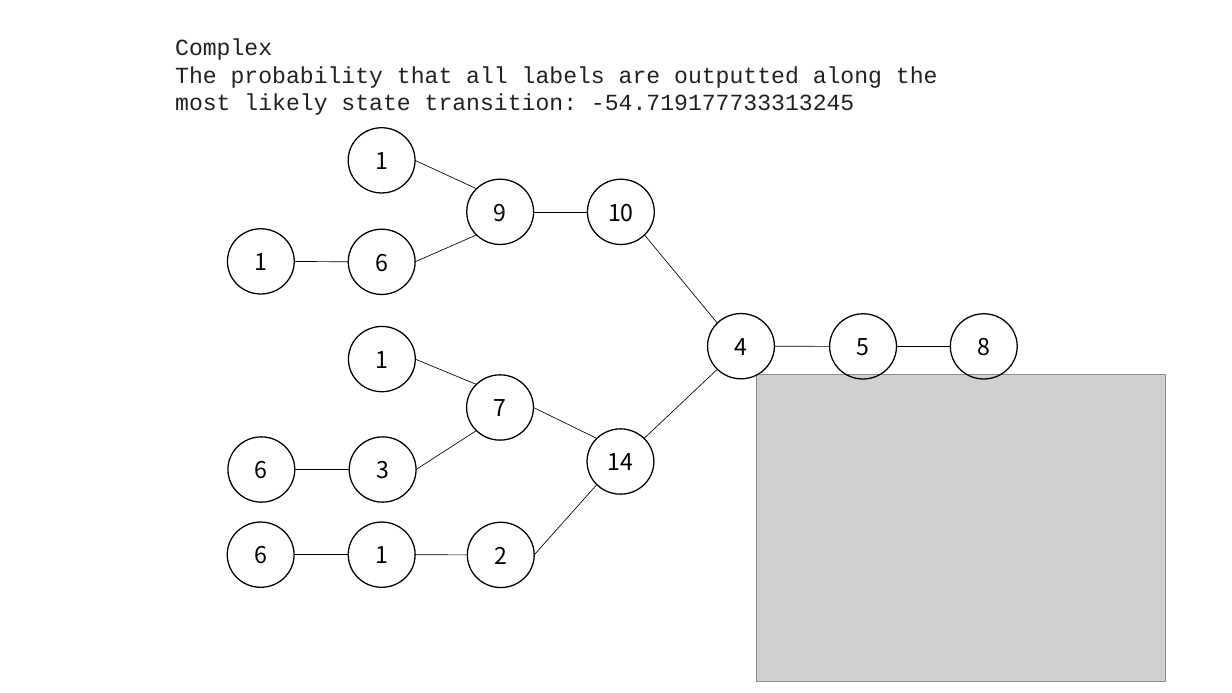
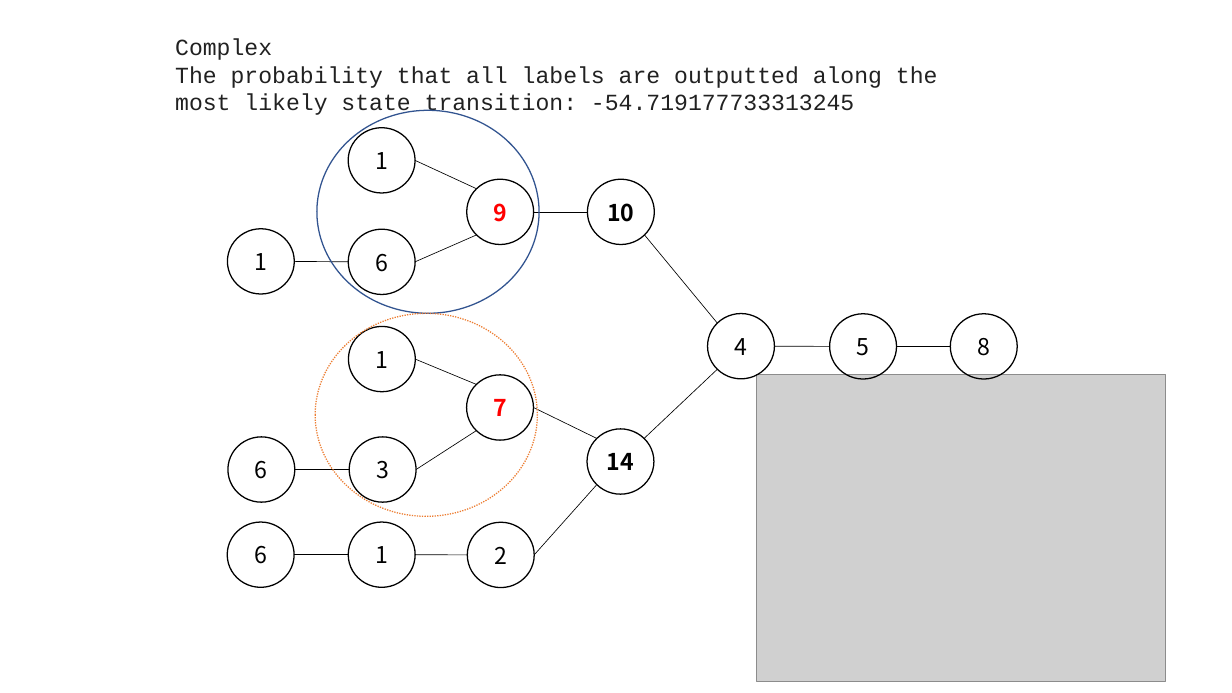
Before and after one commit to Kento-T-JP/OTMM_glycan, a slide deck: slide 4 of otmm_decimal/result_colab/result_novelty_1000_1.0_15_102_ColabPP/result_novelty_1000_1.0_15_102_parsing.pptx. Drawn at 1232x693 pixels with LibreOffice and Linux fonts; fonts in the diff are those of the drawing; grey boxes stand for pictures. Boxes give left, top, right and bottom in pixels: in the first picture for what was removed or moved away, otherwise in the second. Text is boxed around its words. In the diff, an @@ line names an element or a change of style, - is before the commit and + after.

```diff
--- a/otmm_decimal/result_colab/result_novelty_1000_1.0_15_102_ColabPP/result_novelty_1000_1.0_15_102_parsing.pptx
+++ b/otmm_decimal/result_colab/result_novelty_1000_1.0_15_102_ColabPP/result_novelty_1000_1.0_15_102_parsing.pptx
@@ ellipse added at box(317, 110, 539, 313), outline #325491 1 pt @@
@@ ellipse "9" at box(467, 179, 533, 245): text colour #000000 to #FF0000, bold on @@
@@ ellipse "10" at box(588, 179, 654, 245): bold on @@
@@ ellipse added at box(315, 313, 537, 517), outline #ED7D31 1 pt dashed @@
@@ ellipse "7" at box(467, 375, 533, 441): text colour #000000 to #FF0000, bold on @@
@@ ellipse "14" at box(587, 429, 653, 494): bold on @@
```
Also in this commit, not shown: 2 other slides changed, 47 other files.
